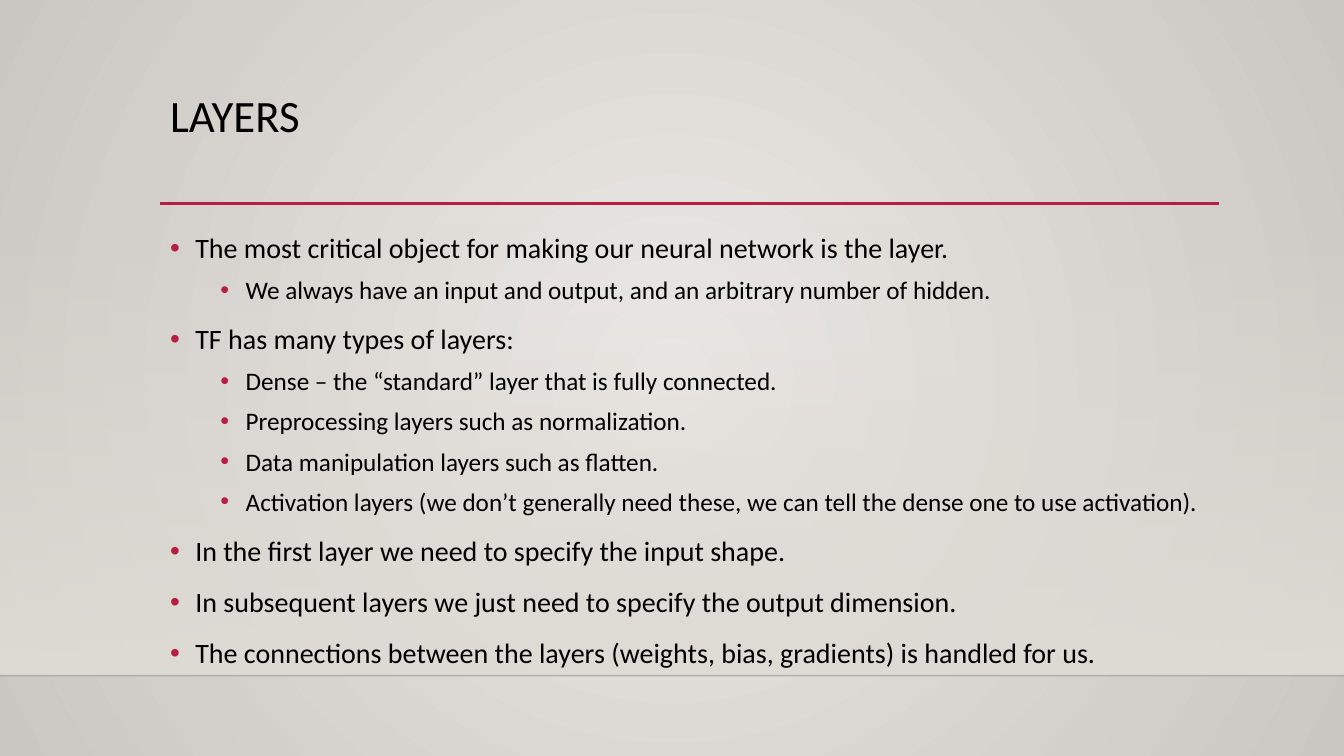
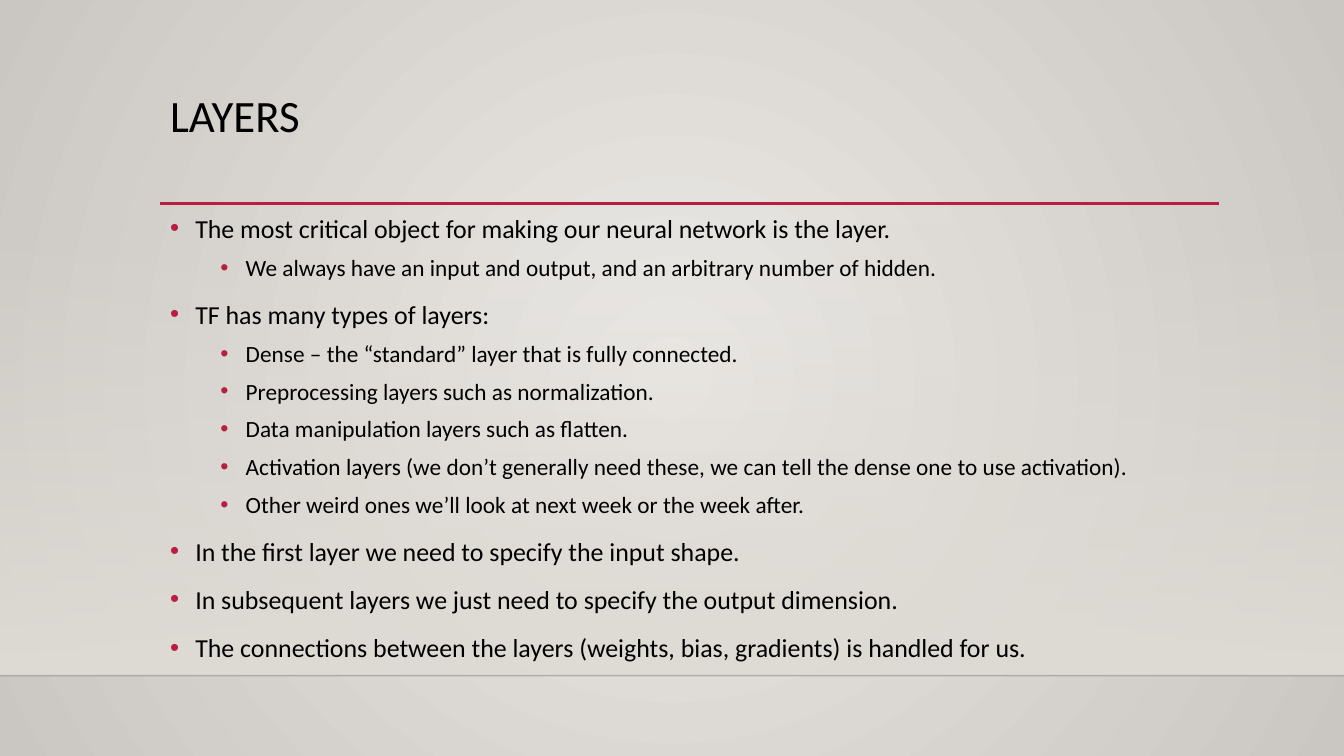
Before and after one commit to allyryry/3950_Workbooks, a slide deck: slide 7 of reference_content/Slides/keras_intro.pptx (slide 5 before the commit). Drawn at 1344x756 pixels with LibreOffice and Linux fonts; fonts in the diff are those of the drawing; background and template pictures are left out. Boxes give left, top, right and bottom in pixels: in the first picture for what was removed or moved away, otherwise in the second. Text is boxed around its words. In the diff, an @@ line names an element or a change of style, - is before the commit and + after.

```diff
--- a/reference_content/Slides/keras_intro.pptx
+++ b/reference_content/Slides/keras_intro.pptx
@@ text "The most critical object for ...": place and size @@
-text "The most critical object for ..." at bbox=[195, 238, 1196, 668]
+text "The most critical object for ..." at bbox=[195, 220, 1127, 662]
@@ text at bbox=[195, 220, 1127, 662]: size 20 to 18.5 pt in "The most critical object for making our ...", "TF has many types of layers:", "In the first layer we need to ...", "In subsequent layers we just need to ..." and 1 more places; size 18 to 16.6 pt in "We always have an input and output, ...", "Dense – the “standard” layer that is ...", "Preprocessing layers such as normalization.", "Data manipulation layers such as flatten." and 1 more places @@
@@ text at bbox=[246, 496, 804, 513]: paragraph added @@
+  • Other weird ones we’ll look at next week or the week after.
```
Also in this commit, not shown: 3 other slides changed, 6 slides added, 2 other files.
